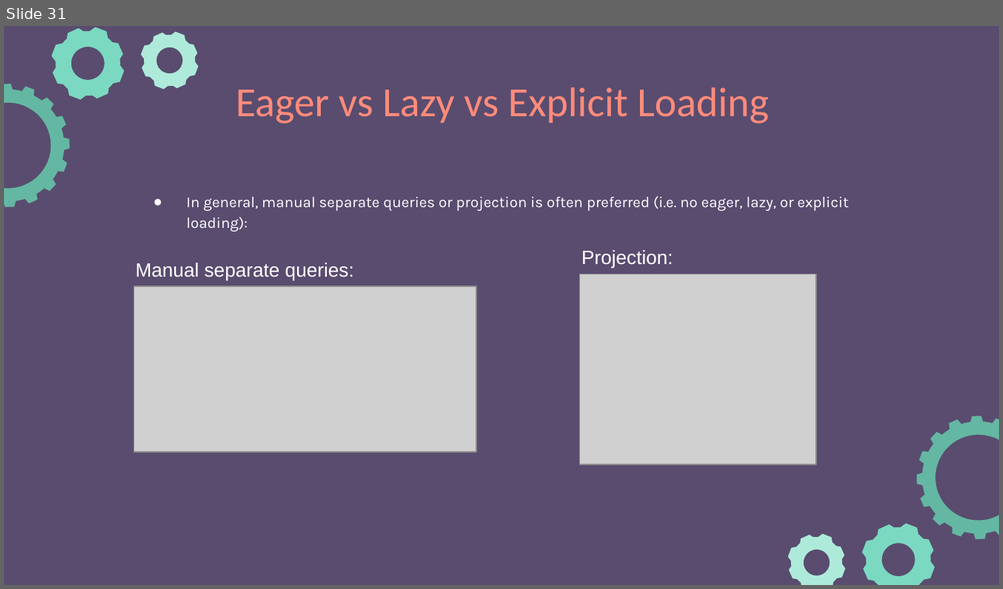
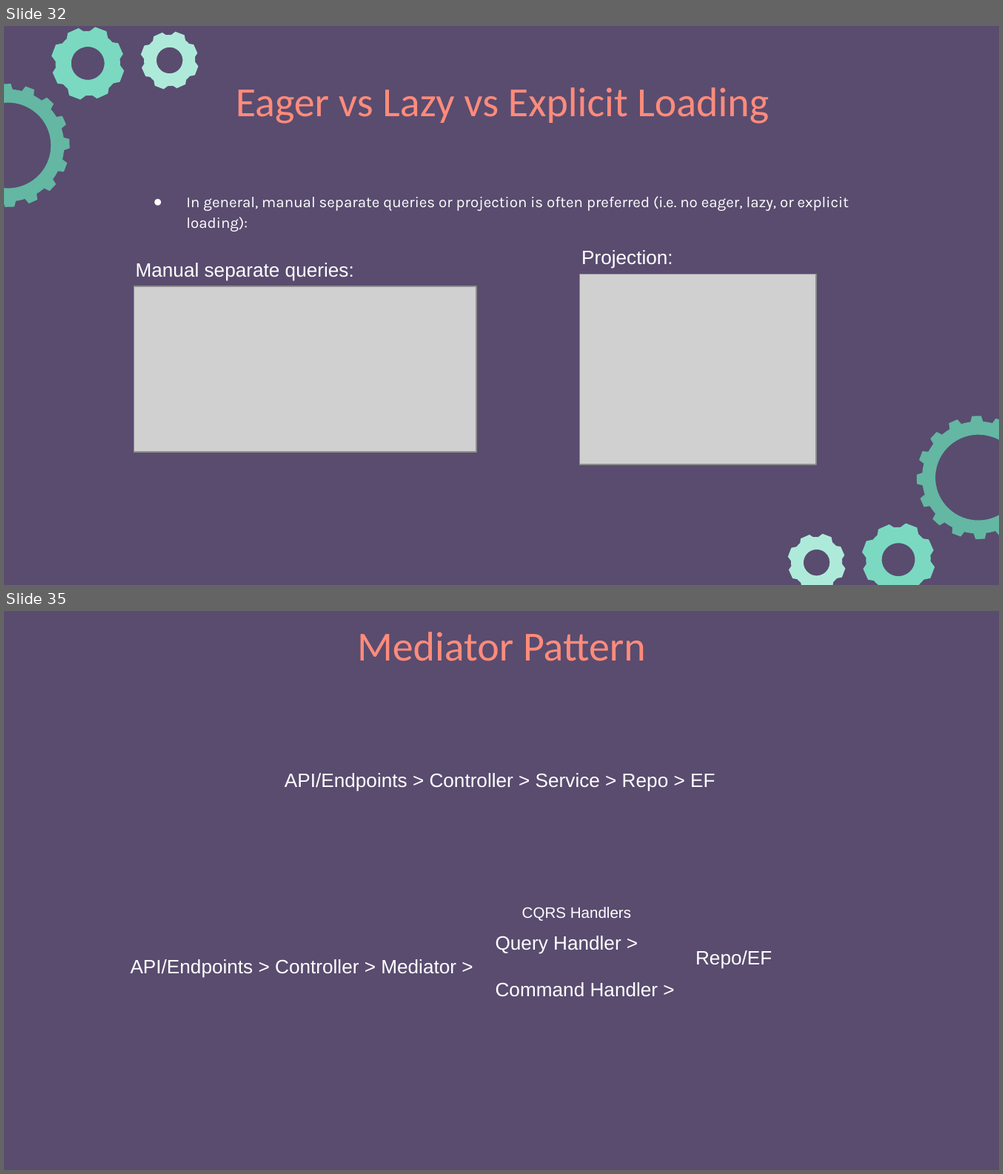
Before and after one commit to e-m-wilson/dotnet, a slide deck: Resources-Notes-Ppts/ASP-NET-Identity/ASPNET.pptx. Shown one above the other, each under a label of ours: slide 31 before the commit, slides 32 and 35 after it; the slides between them are not shown. The pictures are 1003x589 and 1003x1174 pixels, drawn with LibreOffice and Linux fonts; fonts in the diff are those of the drawing; grey boxes stand for pictures. Boxes give left, top, right and bottom in pixels: in the first picture for what was removed or moved away, otherwise in the second. Text is boxed around its words. In the diff, an @@ line names an element or a change of style, - is before the commit and + after.

```diff
--- a/Resources-Notes-Ppts/ASP-NET-Identity/ASPNET.pptx
+++ b/Resources-Notes-Ppts/ASP-NET-Identity/ASPNET.pptx
@@ slide 35 added at (x1=4, y1=611, x2=999, y2=1170), background #594C6F @@
@@ title added at (x1=357, y1=632, x2=646, y2=661), 30 pt, text #FF8B7B @@
+Mediator Pattern
@@ text added at (x1=284, y1=773, x2=714, y2=792), 14 pt, text #FFFFFF @@
+API/Endpoints > Controller > Service > Repo > EF
@@ text added at (x1=522, y1=907, x2=631, y2=921), 11 pt, text #FFFFFF @@
+CQRS Handlers
@@ text added at (x1=495, y1=936, x2=658, y2=997), 14 pt, text #FFFFFF @@
+Query Handler >
+Command Handler >
@@ text added at (x1=131, y1=960, x2=456, y2=978), 14 pt, text #FFFFFF @@
+API/Endpoints > Controller > Mediator >
@@ text added at (x1=695, y1=951, x2=771, y2=969), 14 pt, text #FFFFFF @@
+Repo/EF
@@ what was slide 31 is now slide 32 @@
```
Also in this commit, not shown: 1 slide changed, 6 other slides added, 2 other files.
